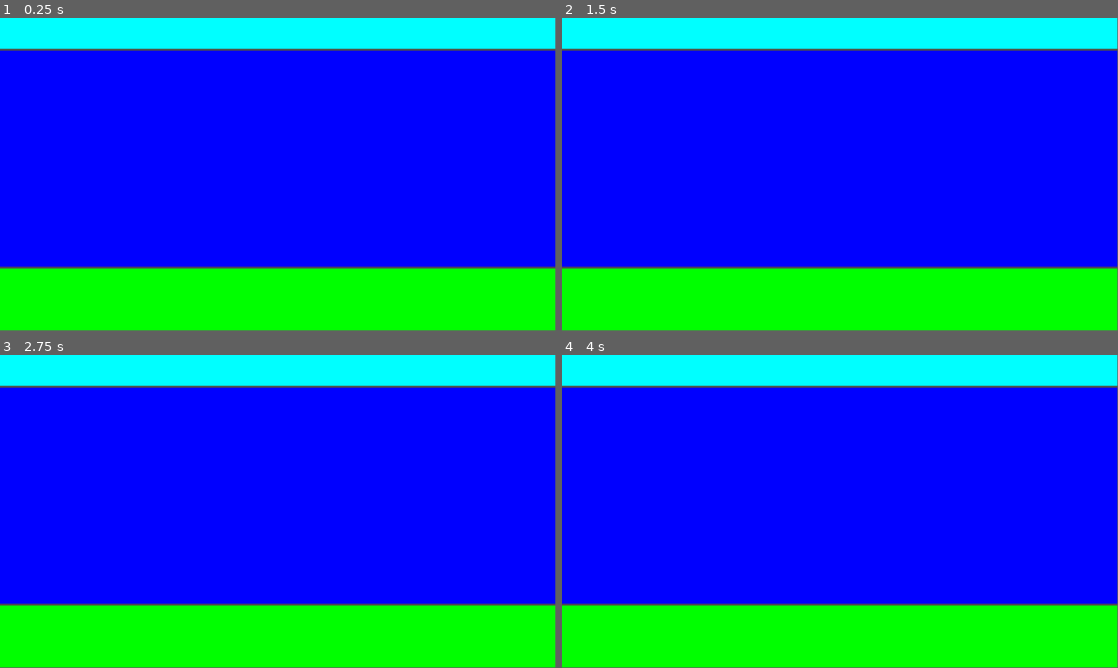
Above: before the commit, frames 1-4 (two rows, left to right).
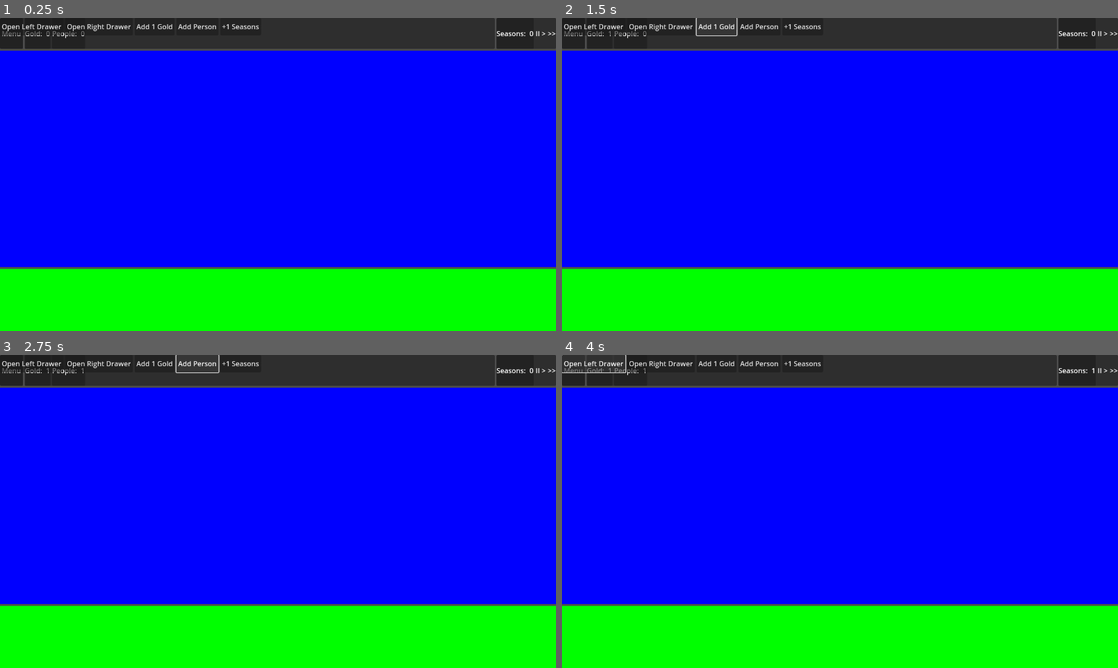
Above: after the commit, the same moments.

Repository: Ditjo/Hamlet
Game: Godot game, scene res://Main.tscn
Same seed, same stepped clock (60 frames per second), same inputs: the game is played once before the commit and once after it.
Inputs (mouse positions are in pixels of both pictures, inside the frame that each line leads up to):
- Up to frame 1 (0.25 s): no input
- Up to frame 2 (1.5 s): click (573, 33) at 0.5 s, where only the run after the commit has a clickable "Menu"; click (717, 27) at 1.25 s, where only the run after the commit has a clickable "Add 1 Gold"
- Up to frame 3 (2.75 s): click (194, 364) at 2 s, where only the run after the commit has a clickable "Add Person"
- Up to frame 4 (4 s): click (801, 364) at 2.75 s, where only the run after the commit has a clickable "+1 Seasons"; click (595, 364) at 3.5 s, where only the run after the commit has a clickable "Open Left Drawer"
In our replay, the window is 799x449 before the commit and 800x450 after it. These sizes can differ from the game's own. Grey fills any space a smaller window leaves; there, only what the larger window draws over its background counts as a difference.

The runs differ from the first frame. In frame 1, 11% of the frame differs, in the area x 0-100%, y 0-81%; in frame 2, 11%; in frame 3, 11%; in frame 4, 11%.

Commit message:
Topbar shows Data
The Topbar if HUD shows Gold, pop and Seasons. A lot of new scenes have been added, to be able to do this.

Diff:
--- a/Globals/Managers/data_manager.gd
+++ b/Globals/Managers/data_manager.gd
@@ -1,16 +1,18 @@
 extends Node
 
-signal gold_changed(new_amount_gold: int)
+signal gold_changed(value: int)
+signal population_changed(value: int)
+signal seasons_changed(value: int)
 
 var town_name: String
 var _gold: int
 var _seasons: int
 var _map_objects: Dictionary = {}
 var _structures: Dictionary = {}
-var _population: Array = []
+var _population: Array[Person] = []
 var _event_flags: Dictionary = {}
-#var _seasons: int
 
+#region Gold
 func add_gold(gold: int) -> bool:
 	_gold += gold
 	_on_gold_changed(_gold)
@@ -21,16 +23,40 @@
 	_on_gold_changed(_gold)
 	return true
 
+func get_gold() -> int:
+	return _gold
+
 func _on_gold_changed(amount: int) -> void:
 	gold_changed.emit(amount)
 
-func get_gold() -> int:
-	return _gold
+#endregion
 
+#region Seasons
 func increase_seasons() -> void:
 	_seasons += 1
-	#TODO: update ui or call ui update - signal
+	_on_seasons_changed(_seasons)
 
+func _on_seasons_changed(value: int) -> void:
+	seasons_changed.emit(value)
+
+#endregion
+
+#region Population
+func add_person_to_population(p: Person) -> void:
+	_population.append(p)
+	_on_population_changed()
+
+func remove_person(p: Person) -> void:
+	_population.erase(p)
+	_on_population_changed()
+
+func get_current_population() -> int:
+	return _population.size()
+
+func _on_population_changed() -> void:
+	population_changed.emit(_population.size())
+
+#endregion
 
 #When a MapObject or Building is added/deleted it needs to emit a signal telling what and where it was.
 #The TileMapLayer script will then sub to that and add/delete it.
--- a/Main.tscn
+++ b/Main.tscn
@@ -1,9 +1,12 @@
-[gd_scene load_steps=5 format=3 uid="uid://dl28irjl4ys5t"]
+[gd_scene load_steps=8 format=3 uid="uid://dl28irjl4ys5t"]
 
 [ext_resource type="Script" uid="uid://2njsybcmm2jb" path="res://main.gd" id="1_glv2v"]
+[ext_resource type="PackedScene" uid="uid://c4wga8p3io7vi" path="res://UI/HUD/Topbar/MainMenuBtn.tscn" id="2_fos0i"]
 [ext_resource type="Script" uid="uid://behf6xng8galw" path="res://UI/MainMenu/left_drawer.gd" id="2_uu6xs"]
 [ext_resource type="Script" uid="uid://ds2vek783fe77" path="res://UI/MainMenu/right_drawer.gd" id="3_cm0pq"]
+[ext_resource type="PackedScene" uid="uid://ga2f7bisyoup" path="res://UI/HUD/Topbar/ResourceOverview.tscn" id="3_lgr22"]
 [ext_resource type="Script" uid="uid://cdnr5jo84rol0" path="res://UI/CheatMenu/cheat_menu.gd" id="3_r0du0"]
+[ext_resource type="PackedScene" uid="uid://cykkrdr0q6i83" path="res://UI/HUD/Topbar/TimeControl.tscn" id="4_trn2v"]
 
 [node name="Main" type="Node"]
 script = ExtResource("1_glv2v")
@@ -28,18 +31,22 @@
 grow_horizontal = 2
 grow_vertical = 2
 
-[node name="TopBar" type="Control" parent="HUD/Control/VBoxContainer"]
+[node name="TopBar" type="HBoxContainer" parent="HUD/Control/VBoxContainer"]
 layout_mode = 2
 size_flags_vertical = 3
 
-[node name="ColorRect" type="ColorRect" parent="HUD/Control/VBoxContainer/TopBar"]
-layout_mode = 1
-anchors_preset = 15
-anchor_right = 1.0
-anchor_bottom = 1.0
-grow_horizontal = 2
-grow_vertical = 2
-color = Color(0, 1, 1, 1)
+[node name="MainMenuBtn" parent="HUD/Control/VBoxContainer/TopBar" instance=ExtResource("2_fos0i")]
+layout_mode = 2
+
+[node name="ResourceOverview" parent="HUD/Control/VBoxContainer/TopBar" instance=ExtResource("3_lgr22")]
+layout_mode = 2
+size_flags_horizontal = 3
+size_flags_stretch_ratio = 7.0
+
+[node name="TimeControl" parent="HUD/Control/VBoxContainer/TopBar" instance=ExtResource("4_trn2v")]
+layout_mode = 2
+size_flags_horizontal = 8
+size_flags_stretch_ratio = 2.0
 
 [node name="GameView" type="Control" parent="HUD/Control/VBoxContainer"]
 layout_mode = 2
@@ -110,7 +117,6 @@
 color = Color(0.19665563, 0.54633474, 0.685607, 1)
 
 [node name="CheatMenu" type="CanvasLayer" parent="."]
-visible = false
 script = ExtResource("3_r0du0")
 
 [node name="PanelContainer" type="HBoxContainer" parent="CheatMenu"]
@@ -124,3 +130,15 @@
 [node name="RightDrawBtn" type="Button" parent="CheatMenu/PanelContainer"]
 layout_mode = 2
 text = "Open Right Drawer"
+
+[node name="AddGold" type="Button" parent="CheatMenu/PanelContainer"]
+layout_mode = 2
+text = "Add 1 Gold"
+
+[node name="AddPerson" type="Button" parent="CheatMenu/PanelContainer"]
+layout_mode = 2
+text = "Add Person"
+
+[node name="+1 Seasons" type="Button" parent="CheatMenu/PanelContainer"]
+layout_mode = 2
+text = "+1 Seasons"
--- a/Persons/Person.gd
+++ b/Persons/Person.gd
@@ -1,15 +1,22 @@
 class_name Person
 
-extends Node
+extends Resource
 
 var person_name: String
 var age: int
 var home: Vector2
 var job: Vector2
 
-# Called when the node enters the scene tree for the first time.
-func _ready():
-	pass # Replace with function body.
+func _init(
+	name_: String = "",
+	age_: int = 20,
+	home_: Vector2 = Vector2.ZERO,
+	job_: Vector2 = Vector2.ZERO
+) -> void:
+	person_name = name_
+	age = age_
+	home = home_
+	job = job_
 
 func _resolve_assets() -> void:
 	pass
--- a/UI/CheatMenu/cheat_menu.gd
+++ b/UI/CheatMenu/cheat_menu.gd
@@ -2,16 +2,29 @@
 
 @onready var left_draw_btn: Button = $PanelContainer/LeftDrawBtn
 @onready var right_draw_btn: Button = $PanelContainer/RightDrawBtn
-
-#signal toggle_left_drawer
-#signal toggle_right_drawer
+@onready var add_gold: Button = $PanelContainer/AddGold
+@onready var __1_seasons: Button = $"PanelContainer/+1 Seasons"
+@onready var add_person: Button = $PanelContainer/AddPerson
 
 func _ready() -> void:
 	left_draw_btn.pressed.connect(_on_left_draw_pressed)
 	right_draw_btn.pressed.connect(_on_right_draw_pressed)
+	add_gold.pressed.connect(_on_add_gold_pressed)
+	__1_seasons.pressed.connect(_on_plus_one_seasons_pressed)
+	add_person.pressed.connect(_on_add_person_pressed)
 
 func _on_left_draw_pressed() -> void:
 	CheatManager.on_left_draw_pressed()
 
 func _on_right_draw_pressed() -> void:
 	CheatManager.on_right_draw_pressed()
+
+func _on_add_gold_pressed() -> void:
+	DataManager.add_gold(1)
+
+func _on_add_person_pressed() -> void:
+	var person: Person = Person.new()
+	DataManager.add_person_to_population(person)
+
+func _on_plus_one_seasons_pressed() -> void:
+	DataManager.increase_seasons()
--- /dev/null
+++ b/UI/HUD/Topbar/MainMenuBtn.tscn
@@ -0,0 +1,12 @@
+[gd_scene load_steps=2 format=3 uid="uid://c4wga8p3io7vi"]
+
+[ext_resource type="Script" uid="uid://grnkhitvnb4w" path="res://UI/HUD/Topbar/main_menu_btn.gd" id="1_5k6e4"]
+
+[node name="MainMenuBtn" type="PanelContainer"]
+offset_right = 53.0
+offset_bottom = 31.0
+script = ExtResource("1_5k6e4")
+
+[node name="MenuBtn" type="Button" parent="."]
+layout_mode = 2
+text = "Menu"
--- /dev/null
+++ b/UI/HUD/Topbar/ResourceOverview.tscn
@@ -0,0 +1,20 @@
+[gd_scene load_steps=3 format=3 uid="uid://ga2f7bisyoup"]
+
+[ext_resource type="Script" uid="uid://duog55bm0t01s" path="res://UI/HUD/Topbar/resource_overview.gd" id="1_ixe7y"]
+[ext_resource type="PackedScene" uid="uid://cx0gmiubte21m" path="res://UI/Shared/BasicInfoPanel.tscn" id="2_p4n8p"]
+
+[node name="ResourceOverview" type="PanelContainer"]
+offset_right = 110.0
+offset_bottom = 23.0
+script = ExtResource("1_ixe7y")
+
+[node name="HBoxContainer" type="HBoxContainer" parent="."]
+layout_mode = 2
+
+[node name="GoldInfo" parent="HBoxContainer" instance=ExtResource("2_p4n8p")]
+layout_mode = 2
+InfoLabel = "Gold: "
+
+[node name="PeopleInfo" parent="HBoxContainer" instance=ExtResource("2_p4n8p")]
+layout_mode = 2
+InfoLabel = "People: "
--- /dev/null
+++ b/UI/HUD/Topbar/TimeControl.tscn
@@ -0,0 +1,31 @@
+[gd_scene load_steps=3 format=3 uid="uid://cykkrdr0q6i83"]
+
+[ext_resource type="Script" uid="uid://dcu8irdg723ly" path="res://UI/HUD/Topbar/time_control.gd" id="1_yu6mx"]
+[ext_resource type="PackedScene" uid="uid://cx0gmiubte21m" path="res://UI/Shared/BasicInfoPanel.tscn" id="2_ss3bh"]
+
+[node name="TimeControl" type="PanelContainer"]
+offset_right = 141.0
+offset_bottom = 23.0
+script = ExtResource("1_yu6mx")
+
+[node name="HBoxContainer" type="HBoxContainer" parent="."]
+layout_mode = 2
+
+[node name="SeasonCount" parent="HBoxContainer" instance=ExtResource("2_ss3bh")]
+layout_mode = 2
+InfoLabel = "Seasons: "
+
+[node name="HBoxContainer" type="HBoxContainer" parent="HBoxContainer"]
+layout_mode = 2
+
+[node name="Pause" type="Label" parent="HBoxContainer/HBoxContainer"]
+layout_mode = 2
+text = "II"
+
+[node name="Play" type="Label" parent="HBoxContainer/HBoxContainer"]
+layout_mode = 2
+text = ">"
+
+[node name="FastForward" type="Label" parent="HBoxContainer/HBoxContainer"]
+layout_mode = 2
+text = ">>"
--- /dev/null
+++ b/UI/HUD/Topbar/main_menu_btn.gd
@@ -0,0 +1 @@
+extends PanelContainer
--- /dev/null
+++ b/UI/HUD/Topbar/resource_overview.gd
@@ -0,0 +1,15 @@
+extends PanelContainer
+
+@onready var gold_info: BasicInfoPanel = $HBoxContainer/GoldInfo
+@onready var people_info: BasicInfoPanel = $HBoxContainer/PeopleInfo
+
+
+func _ready() -> void:
+	DataManager.gold_changed.connect(_set_gold)
+	DataManager.population_changed.connect(_set_people)
+
+func _set_gold(amount: int) -> void:
+	gold_info.set_amount(amount)
+
+func _set_people(amount: int) -> void:
+	people_info.set_amount(amount)
--- /dev/null
+++ b/UI/HUD/Topbar/time_control.gd
@@ -0,0 +1,9 @@
+extends PanelContainer
+
+@onready var season_count: BasicInfoPanel = $HBoxContainer/SeasonCount
+
+func _ready() -> void:
+	DataManager.seasons_changed.connect(_set_seasons)
+
+func _set_seasons(value: int) -> void:
+	season_count.set_amount(value)
--- /dev/null
+++ b/UI/Shared/BasicInfoPanel.tscn
@@ -0,0 +1,20 @@
+[gd_scene load_steps=2 format=3 uid="uid://cx0gmiubte21m"]
+
+[ext_resource type="Script" uid="uid://c1sxtggo3wyg8" path="res://UI/Shared/basic_info_panel.gd" id="1_qdky2"]
+
+[node name="BasicInfo" type="PanelContainer"]
+anchors_preset = 15
+anchor_right = 1.0
+anchor_bottom = 1.0
+grow_horizontal = 2
+grow_vertical = 2
+script = ExtResource("1_qdky2")
+
+[node name="InfoPanel" type="HBoxContainer" parent="."]
+layout_mode = 2
+
+[node name="InfoLabel" type="Label" parent="InfoPanel"]
+layout_mode = 2
+
+[node name="InfoAmount" type="Label" parent="InfoPanel"]
+layout_mode = 2
--- /dev/null
+++ b/UI/Shared/basic_info_panel.gd
@@ -0,0 +1,21 @@
+extends PanelContainer
+class_name BasicInfoPanel
+
+@onready var info_label: Label = $InfoPanel/InfoLabel
+@onready var info_amount_label: Label = $InfoPanel/InfoAmount
+
+var _info_amount: int
+
+@onready var info_amount: int = 0:
+	set(value):
+		_info_amount = value
+		info_amount_label.text = str(value)
+
+@export var InfoLabel: String
+
+func _ready() -> void:
+	info_label.text = InfoLabel
+	info_amount = 0
+
+func set_amount(value: int) -> void:
+	info_amount = value
--- a/project.godot
+++ b/project.godot
@@ -22,3 +22,8 @@
 SimulationManager="*res://Globals/Managers/simulation_manager.gd"
 Enums="*res://Globals/Enums/enums.gd"
 CheatManager="*res://Globals/Managers/cheat_manager.gd"
+
+[display]
+
+window/size/viewport_width=1280
+window/size/viewport_height=720
Not shown, added: UI/HUD/Topbar/main_menu_btn.gd.uid
Not shown, added: UI/HUD/Topbar/resource_overview.gd.uid
Not shown, added: UI/HUD/Topbar/time_control.gd.uid
Not shown, added: UI/Shared/basic_info_panel.gd.uid
Not shown, added: UI/HUD/Topbar/TimeControl.tscn285419586.tmp
Not shown, added: UI/HUD/Topbar/TimeControl.tscn293788753.tmp
